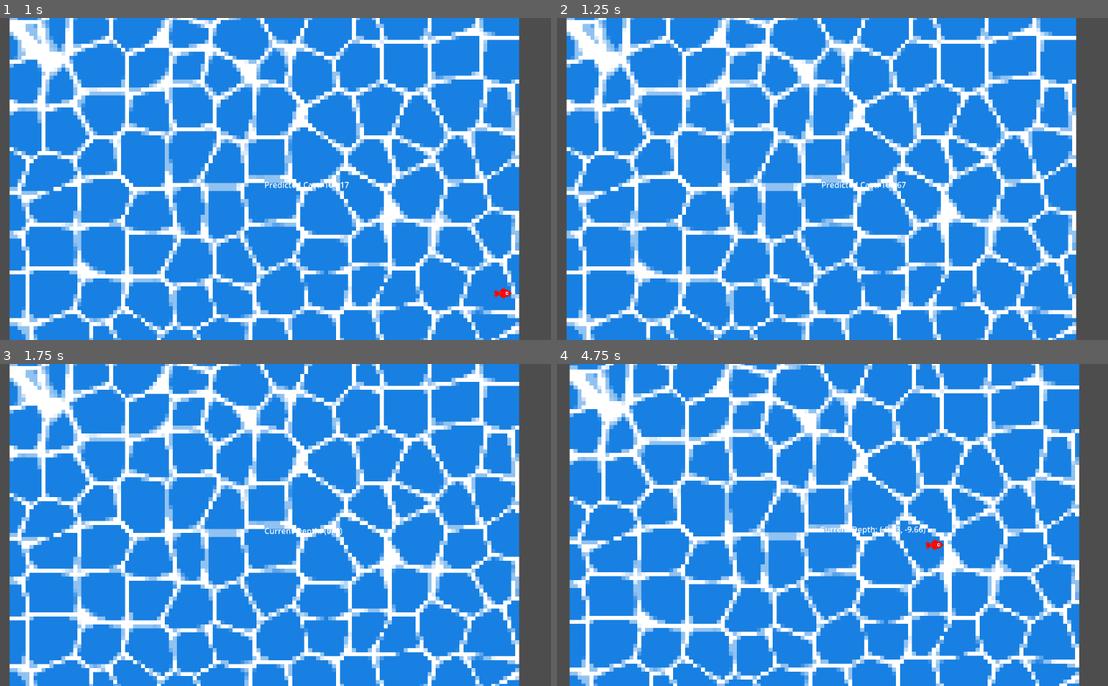
Above: before the commit, frames 1-4 (two rows, left to right).
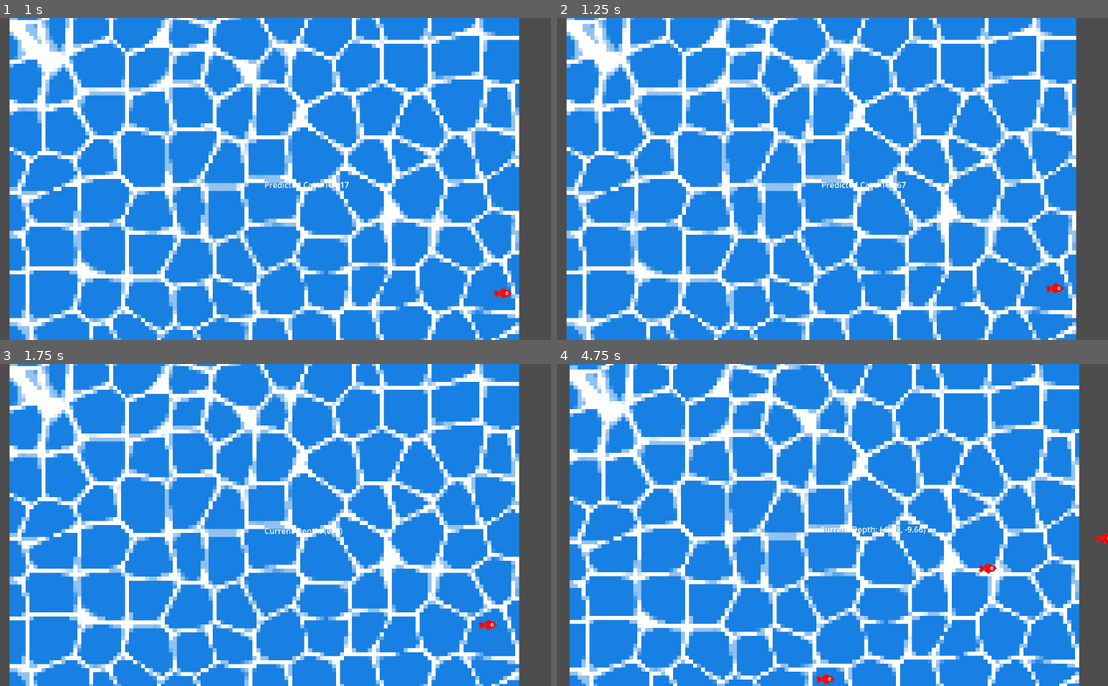
Above: after the commit, the same moments.

Repository: manspider-thatdev/fishing-game
Game: Godot game, scene res://scenes/main.tscn
Two runs of this game, one before a commit and one after it. Both use one fixed random seed, a clock stepped at 60 frames per second and the inputs below.
Inputs:
- Up to frame 1 (1 s): hold D (right) from 0.53 s (still down); hold Space (space) from 0.53 s (still down)
- Up to frame 2 (1.25 s): keep holding D (right); keep holding Space (space)
- Up to frame 3 (1.75 s): release D (right) at 1.28 s; release Space (space) at 1.28 s; hold S (down) from 1.28 s (still down); tap Space (space) at 1.35 s
- Up to frame 4 (4.75 s): release S (down) at 2.03 s; hold D (right) 2.03-2.78 s; hold Space (space) 2.03-2.78 s; hold W (up) 2.78-3.53 s; tap Space (space) at 2.85, 4.35 s; hold Space (space) 3.53-4.28 s; hold A (left) from 3.53 s (still down)

Frame 1 is identical in both runs. In frame 2, less than 0.1% of the frame differs, in the area x 88-92%, y 82-86%; in frame 3, less than 0.1%; in frame 4, 0.3%, in the area x 47-100%, y 52-100%.

Commit message:
Used correct lifespan in set_initial_values

Diff:
--- a/scripts/fish.gd
+++ b/scripts/fish.gd
@@ -37,7 +37,7 @@
 
 	move_timer.start(time_until_move)
 	if !is_immortal:
-		life_timer.start(lifespan)
+		life_timer.start(new_lifespan)
 
 # Called every frame. 'delta' is the elapsed time since the previous frame.
 func _process(delta: float) -> void:
